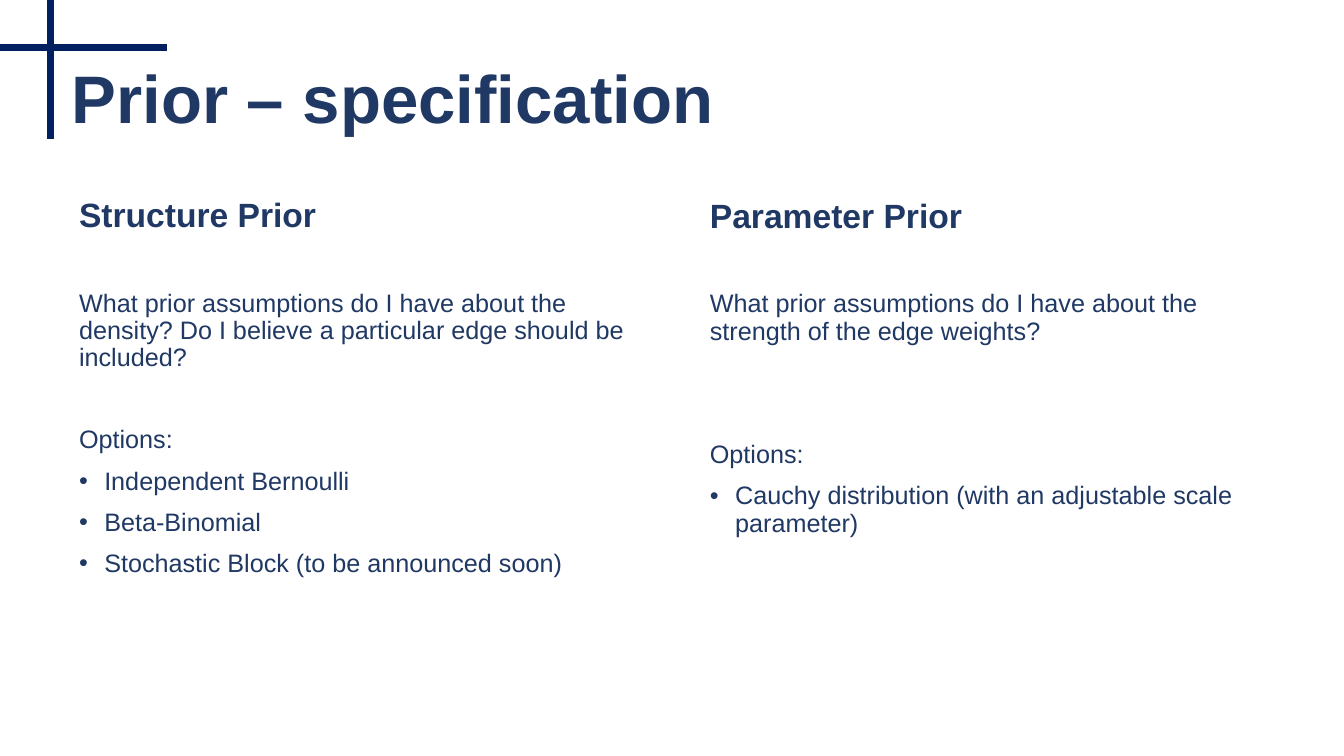
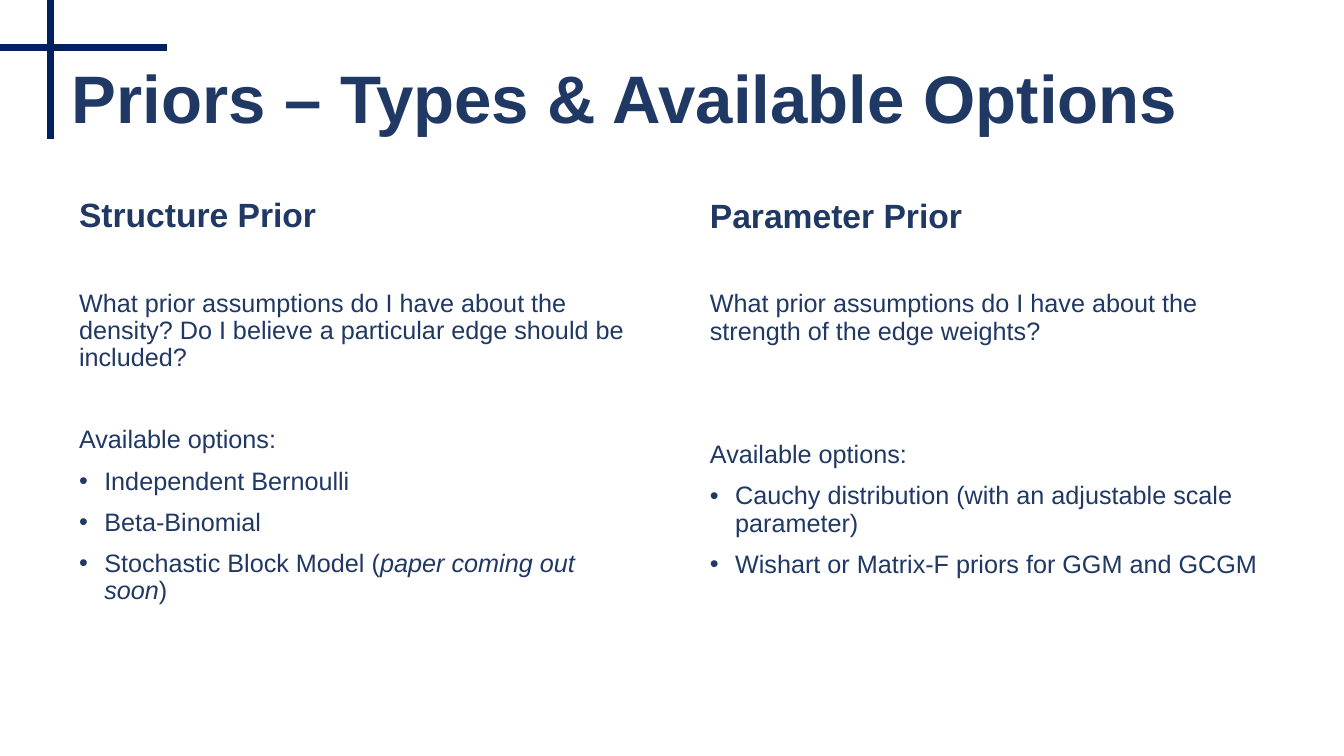
Before and after one commit to Bayesian-Graphical-Modelling-Lab/BGM_Workshops, a slide deck: slide 12 of 2_Tutorial/Part III - Tutorial.pptx (slide 16 before the commit). Drawn at 1344x756 pixels with LibreOffice and Linux fonts; fonts in the diff are those of the drawing. Boxes give left, top, right and bottom in pixels: in the first picture for what was removed or moved away, otherwise in the second. Text is boxed around its words. In the diff, an @@ line names an element or a change of style, - is before the commit and + after.

```diff
--- a/2_Tutorial/Part III - Tutorial.pptx
+++ b/2_Tutorial/Part III - Tutorial.pptx
@@ text at [72,74,1176,136]: text changed @@
-Prior – specification
+Priors – Types & Available Options
@@ text at [79,429,276,454]: text changed @@
-Options:
+Available options:
@@ text at [710,444,907,469]: text changed @@
-Options:
+Available options:
@@ text at [104,553,575,605]: text changed @@
-• Stochastic Block (to be announced soon)
+• Stochastic Block Model (paper coming out soon)
@@ text at [735,554,1257,579]: paragraph added @@
+• Wishart or Matrix-F priors for GGM and GCGM
```
Also in this commit, not shown: 9 other slides changed, 6 slides added, 1 slide removed, 23 other files.
